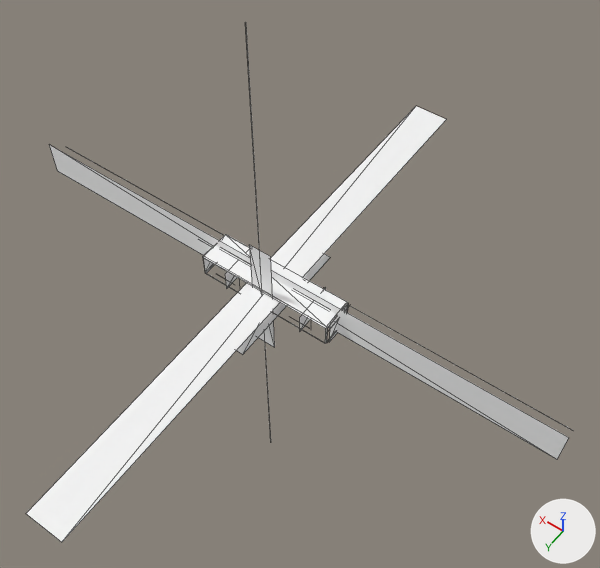
Two versions of the glTF model support-level-3/assets/models/duct_seg.gltf, one commit apart.
Both versions are drawn from a camera (50 mm lens) standing at (-4.18, 5.27, 8.66) and looking at (-0.28, -0.18, 0.09). Every picture has the same lights, and +X, +Y and +Z are marked at lower right. The older version comes first. Mesh edges are drawn as thin lines. Vertices at exactly the same position are counted once.

In view in the first picture: 'duct_seg'.
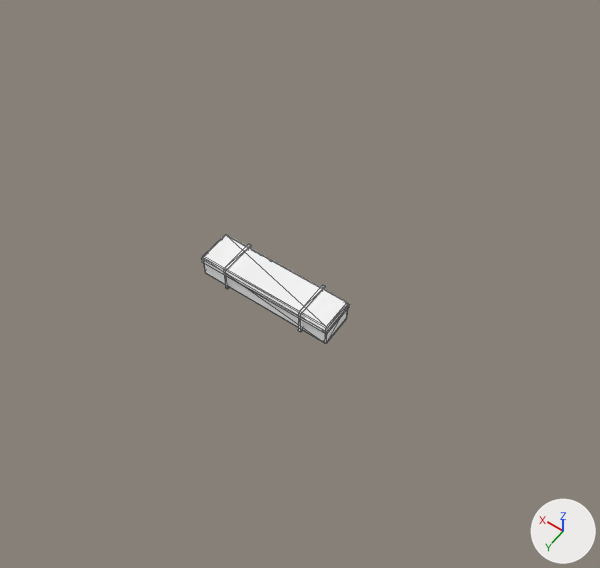
Diff of the bpy script that builds the scene:
```diff
--- a/support-level-3/assets/models/duct_seg.gltf.py
+++ b/support-level-3/assets/models/duct_seg.gltf.py
@@ me_duct_seg @@
 # used by ob_duct_seg; location = (0.0, 0.0, 0.0)
 # verts and faces of me_duct_seg; kept vertices keep their numbers, new ones are numbered from 108
 # before: 24 (0.99, -0.23, -0.18), 25 (0.99, 0.23, -0.18) at pixel (206, 273), 26 (-1.0, 0.23, 0.17) at pixel (327, 328), 27 (-1.0, -0.23, 0.17) at pixel (348, 303), 28 (-1.0, -0.23, -0.17)
 # before: 29 (-1.0, 0.23, -0.17) at pixel (326, 343), 30 (-0.99, 0.23, -0.18) at pixel (325, 343), 31 (-0.99, -0.23, -0.18), 32 (0.99, 0.25, -0.17) at pixel (205, 273), 33 (0.99, 0.25, 0.17) at pixel (203, 257)
 # before: 34 (-0.99, 0.25, 0.17) at pixel (325, 328), 35 (-0.99, 0.25, -0.17) at pixel (324, 343)
-me_duct_seg.from_pydata(...)  # 108 vertices, 80 faces; spans x -4.08..4.08, y -4.08..4.08, z -3.98..4.18
+me_duct_seg.from_pydata(...)  # 48 vertices, 80 faces; spans x -1.01..1.01, y -0.27..0.27, z -0.2..0.2
+# me_duct_seg part 1: a new loose piece, a box spanning x -0.62..-0.58, y -0.27..0.27, z -0.2..0.2, in mat_metal_dark (white #ffffff)
+# me_duct_seg part 2: a new loose piece, a box spanning x 0.58..0.62, y -0.27..0.27, z -0.2..0.2, in mat_metal_dark (white #ffffff)
+# me_duct_seg part 3: a new loose piece, a box spanning x -1.01..1.01, y -0.26..0.26, z 0.07..0.13, in mat_metal_dark (white #ffffff)
+# me_duct_seg part 4: 21 loose pieces with 84 vertices, spanning x -4.08..4.08, y -4.08..4.08, z -3.98..4.18, are deleted
+# me_duct_seg part 5
+faces += [(27, 29, 28), (26, 29, 27), (24, 30, 25), (24, 31, 30), (33, 35, 34), (32, 35, 33)]  # mat_duct (white #ffffff)
 me_duct_seg.materials.append(mat_duct)
```

Pixel boxes [x1, y1, x2, y2] of what changed, in the pictures (600 x 568 px):
'duct_seg', reshaped (73% narrower, 79% shorter): before [26, 22, 573, 542]; after [201, 235, 350, 343]
part 1 of me_duct_seg, added: after [298, 285, 325, 332]
part 2 of me_duct_seg, added: after [223, 244, 251, 289]
part 3 of me_duct_seg, added: after [201, 258, 350, 334]
part 4 of me_duct_seg, deleted: before [26, 22, 573, 542]
part 5 of me_duct_seg, added: after [203, 258, 348, 343]
